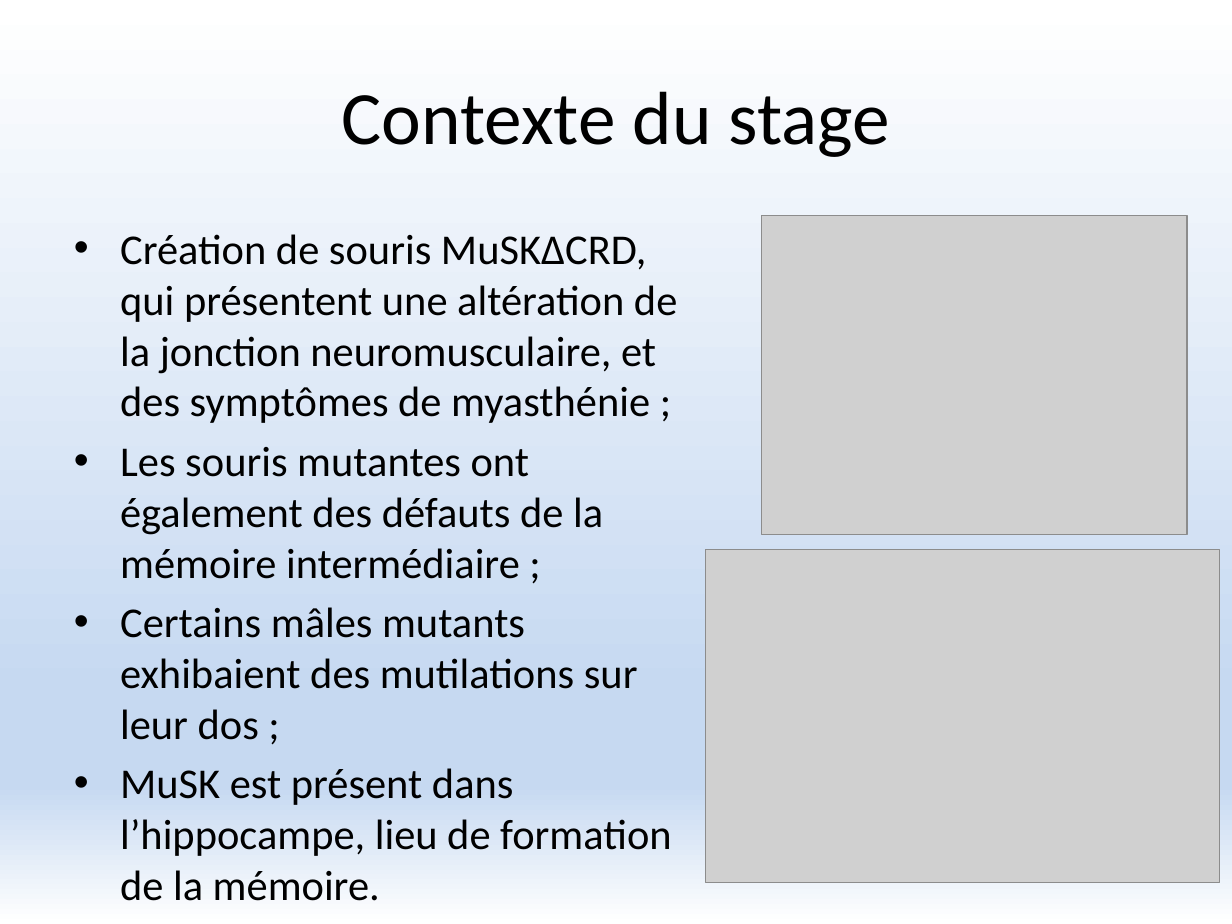
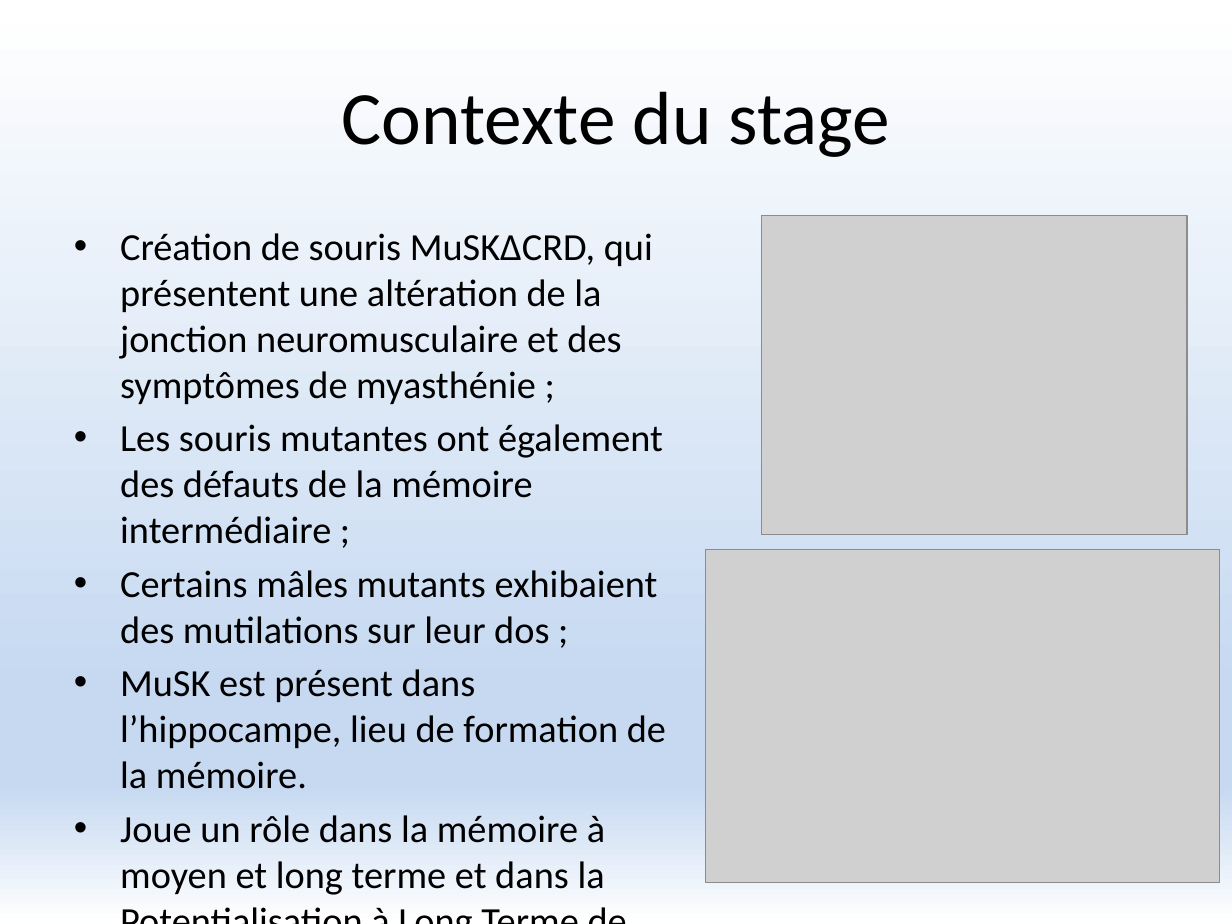
Before and after one commit to FlorentKl/rapport-m2, a slide deck: slide 4 of Présentation Oral.pptx. Drawn at 1232x924 pixels with LibreOffice and Linux fonts; fonts in the diff are those of the drawing; grey boxes stand for pictures. Boxes give left, top, right and bottom in pixels: in the first picture for what was removed or moved away, otherwise in the second. Text is boxed around its words. In the diff, an @@ line names an element or a change of style, - is before the commit and + after.

```diff
--- a/Présentation Oral.pptx
+++ b/Présentation Oral.pptx
@@ text at box(120, 233, 653, 405): text changed; size 24.8 to 22.4 pt @@
-• Création de souris MuSKΔCRD, qui présentent une altération de la jonction neuromusculaire, et des symptômes de myasthénie ;
+• Création de souris MuSKΔCRD, qui présentent une altération de la jonction neuromusculaire et des symptômes de myasthénie ;
@@ text at box(120, 424, 666, 789): size 24.8 to 22.4 pt in "Les souris mutantes ont également des défauts ...", "Certains mâles mutants exhibaient des mutilations sur ...", "MuSK est présent dans l’hippocampe, lieu de ..." @@
@@ text at box(120, 815, 605, 895): paragraph added @@
+• Joue un rôle dans la mémoire à moyen et long terme et dans la Potentialisation à Long Terme de l’hippocampe (montré par KD).
```
Also in this commit, not shown: 4 other slides changed.
